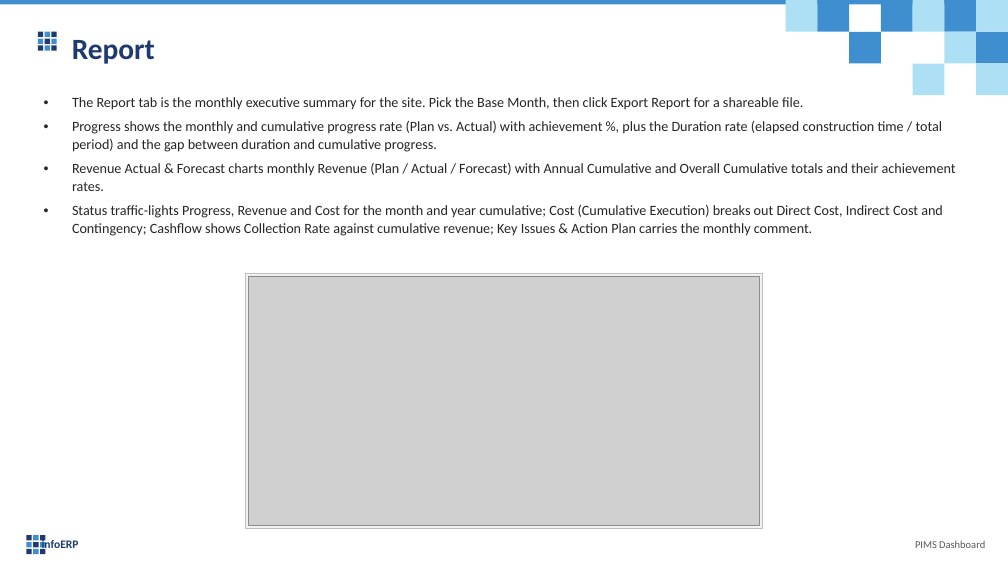
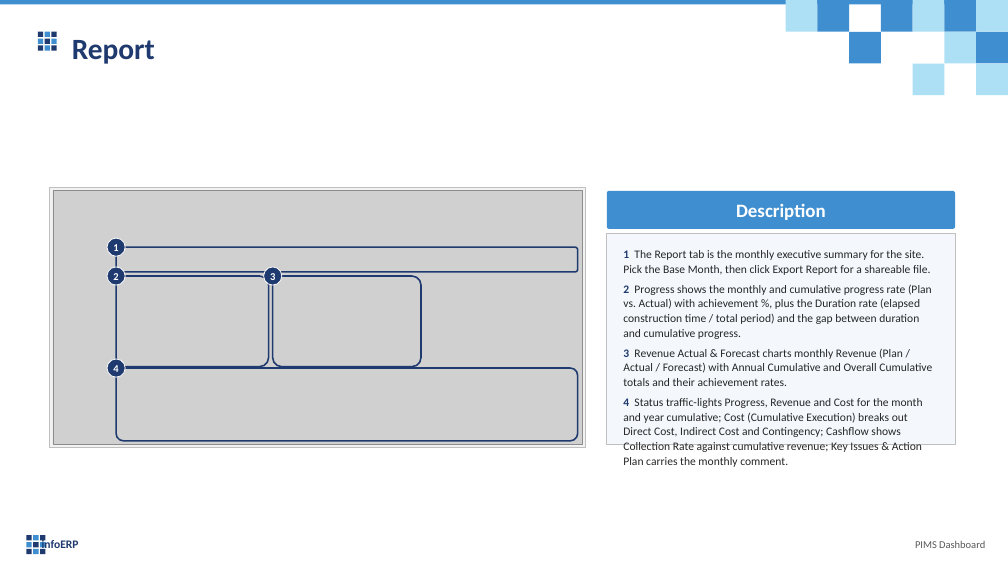
Before and after one commit to truongCLT/PIMS-DASHBOARD, a slide deck: slide 12 of docs/PIMS_Dashboard_User_Guide_V1.pptx. Drawn at 1008x567 pixels with LibreOffice and Linux fonts; fonts in the diff are those of the drawing; grey boxes stand for pictures. Boxes give left, top, right and bottom in pixels: in the first picture for what was removed or moved away, otherwise in the second. Text is boxed around its words. In the diff, an @@ line names an element or a change of style, - is before the commit and + after.

```diff
--- a/docs/PIMS_Dashboard_User_Guide_V1.pptx
+++ b/docs/PIMS_Dashboard_User_Guide_V1.pptx
@@ rectangle: place and size @@
-rectangle at [245, 273, 763, 529]
+rectangle at [50, 188, 585, 447]
@@ picture: place and size @@
-picture at [248, 276, 760, 526]
+picture at [53, 191, 582, 444]
@@ rounded rectangle added at [607, 191, 956, 228], fill #3F8FD0, 18 pt, text #FFFFFF, bold @@
+Description
@@ ellipse added at [107, 238, 126, 256], fill #1F3A6E, outline #FFFFFF 0.75 pt, 10 pt, text #FFFFFF, bold @@
+1
@@ rectangle added at [607, 234, 956, 445], fill #F4F8FD, outline #BFBFBF 0.75 pt @@
@@ ellipse added at [107, 267, 126, 285], fill #1F3A6E, outline #FFFFFF 0.75 pt, 10 pt, text #FFFFFF, bold @@
+2
@@ rounded rectangle added at [116, 247, 578, 272], outline #1F3A6E 1.5 pt @@
@@ ellipse added at [264, 267, 282, 285], fill #1F3A6E, outline #FFFFFF 0.75 pt, 10 pt, text #FFFFFF, bold @@
+3
@@ text at [623, 250, 932, 467]: text changed; size 13.5 to 11 pt @@
-• The Report tab is the monthly executive summary for the site. Pick the Base Month, then click Export Report for a shareable file.
-• Progress shows the monthly and cumulative progress rate (Plan vs. Actual) with achievement %, plus the Duration rate (elapsed construction time / total period) and the gap between duration and cumulative progress.
-• Revenue Actual & Forecast charts monthly Revenue (Plan / Actual / Forecast) with Annual Cumulative and Overall Cumulative totals and their achievement rates.
-• Status traffic-lights Progress, Revenue and Cost for the month and year cumulative; Cost (Cumulative Execution) breaks out Direct Cost, Indirect Cost and Contingency; Cashflow shows Collection Rate against cumulative revenue; Key Issues & Action Plan carries the monthly comment.
+1 The Report tab is the monthly executive summary for the site. Pick the Base Month, then click Export Report for a shareable file.
+2 Progress shows the monthly and cumulative progress rate (Plan vs. Actual) with achievement %, plus the Duration rate (elapsed construction time / total period) and the gap between duration and cumulative progress.
+3 Revenue Actual & Forecast charts monthly Revenue (Plan / Actual / Forecast) with Annual Cumulative and Overall Cumulative totals and their achievement rates.
+4 Status traffic-lights Progress, Revenue and Cost for the month and year cumulative; Cost (Cumulative Execution) breaks out Direct Cost, Indirect Cost and Contingency; Cashflow shows Collection Rate against cumulative revenue; Key Issues & Action Plan carries the monthly comment.
@@ rounded rectangle added at [116, 276, 269, 367], outline #1F3A6E 1.5 pt @@
@@ rounded rectangle added at [273, 276, 421, 367], outline #1F3A6E 1.5 pt @@
@@ ellipse added at [107, 359, 126, 377], fill #1F3A6E, outline #FFFFFF 0.75 pt, 10 pt, text #FFFFFF, bold @@
+4
@@ rounded rectangle added at [116, 368, 578, 441], outline #1F3A6E 1.5 pt @@
```
Also in this commit, not shown: 29 other slides changed, 2 other files.
